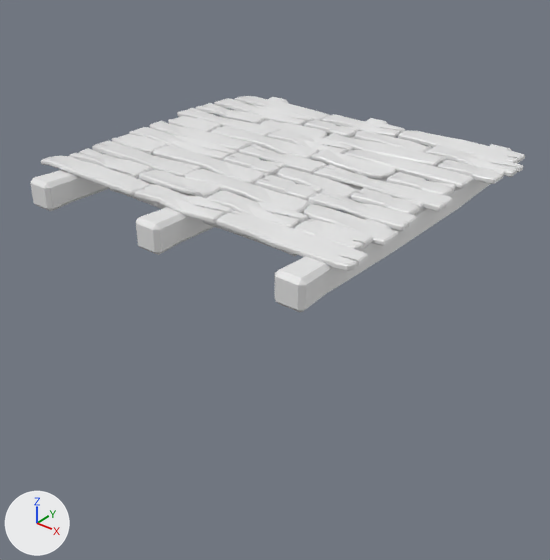
The Blender file L01_Sea_Shack_Tutorial/MySeaShack.blend as it was, and as the next commit left it.
Before and after are seen from a camera (50 mm lens) standing at (5.59, -4.85, 2.95) and looking at (0.63, 1.35, -1.41). Lighting does not change. The marker at lower left points along +X, +Y and +Z.

Names of what the first picture shows: 'Collum_Horizontal', 'Collum_Horizontal.001', 'Collum_Horizontal.002', 'Plank_long_lessBroken.001', 'Plank_long_moreBroken', 'Plank_long_notBroken', 'Plank_long_notBroken.001', 'Plank_long_notBroken.003', 'Plank_long_notBroken.005', 'Plank_medium_moreBroken', 'Plank_medium_moreBroken.001', 'Plank_medium_moreBroken.005'.
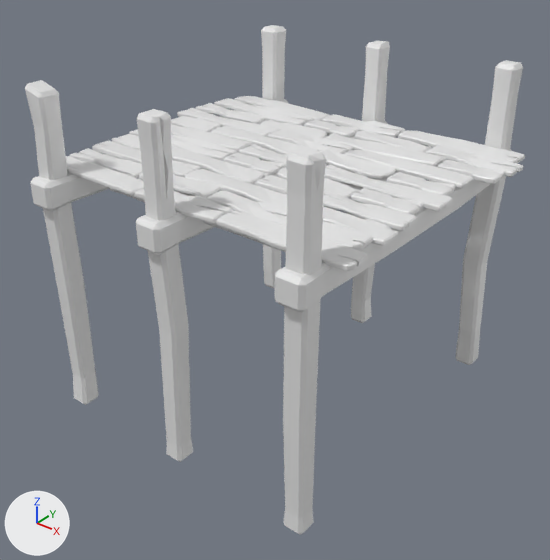
Where the change shows, as pixel boxes [x1, y1, x2, y2] in the pictures (550 x 560 px):
```json
{"object": "Collum_Vertical", "change": "added", "after": [283, 148, 326, 535]}
{"object": "Collum_Vertical.001", "change": "added", "after": [137, 109, 193, 462]}
{"object": "Collum_Vertical.002", "change": "added", "after": [25, 80, 99, 405]}
{"object": "Collum_Vertical.003", "change": "added", "after": [455, 60, 523, 365]}
{"object": "Collum_Vertical.004", "change": "added", "after": [351, 41, 390, 323]}
{"object": "Collum_Vertical.005", "change": "added", "after": [261, 25, 286, 289]}
```

Scene script edits in JSON lines:
```json
{"op": "add", "block": "me_cube_010", "code": ["me_cube_010 = bpy.data.meshes.new('Cube.010')", "me_cube_010.from_pydata(...)  # 68 vertices, 69 faces; spans x -24.5..1.0, y -1.2..1.1, z -1.1..1.4"]}
{"op": "add", "block": "me_cube_009", "code": ["me_cube_009 = bpy.data.meshes.new('Cube.009')", "me_cube_009.from_pydata(...)  # 56 vertices, 58 faces; spans x -24.5..1.1, y -1.0..1.3, z -1.4..1.1"]}
{"op": "add", "block": "me_cube_006", "code": ["me_cube_006 = bpy.data.meshes.new('Cube.006')", "me_cube_006.from_pydata(...)  # 59 vertices, 64 faces; spans x -24.5..1.0, y -1.0..1.5, z -1.1..1.5"]}
{"op": "add", "block": "me_cube_004", "code": ["me_cube_004 = bpy.data.meshes.new('Cube.004')", "me_cube_004.from_pydata(...)  # 56 vertices, 58 faces; spans x -24.5..1.0, y -1.2..1.1, z -1.1..1.0"]}
{"op": "add", "block": "me_cube_002", "code": ["me_cube_002 = bpy.data.meshes.new('Cube.002')", "me_cube_002.from_pydata(...)  # 74 vertices, 75 faces; spans x -24.5..1.0, y -1.2..1.1, z -1.3..1.0"]}
{"op": "add", "block": "me_cube_001", "code": ["me_cube_001 = bpy.data.meshes.new('Cube.001')", "me_cube_001.from_pydata(...)  # 61 vertices, 66 faces; spans x -24.5..1.0, y -1.0..1.1, z -1.1..1.1"]}
{"op": "add", "block": "ob_collum_vertical_005", "code": ["ob_collum_vertical_005 = bpy.data.objects.new('Collum_Vertical.005', me_cube_010)", "ob_collum_vertical_005.location = (-1.11, 3.5, 0.82)", "ob_collum_vertical_005.rotation_euler = (1.571, 1.571, 1.571)  # degrees (90, 90, 90)", "ob_collum_vertical_005.scale = (-0.157, -0.125, -0.125)"]}
{"op": "add", "block": "ob_collum_vertical_004", "code": ["ob_collum_vertical_004 = bpy.data.objects.new('Collum_Vertical.004', me_cube_009)", "ob_collum_vertical_004.location = (0.55, 3.5, 0.82)", "ob_collum_vertical_004.rotation_euler = (1.571, 1.571, 1.571)  # degrees (90, 90, 90)", "ob_collum_vertical_004.scale = (-0.157, -0.125, -0.125)"]}
{"op": "add", "block": "ob_collum_vertical_003", "code": ["ob_collum_vertical_003 = bpy.data.objects.new('Collum_Vertical.003', me_cube_006)", "ob_collum_vertical_003.location = (2.25, 3.5, 0.82)", "ob_collum_vertical_003.rotation_euler = (1.571, 1.571, 1.571)  # degrees (90, 90, 90)", "ob_collum_vertical_003.scale = (-0.157, -0.125, -0.125)"]}
{"op": "add", "block": "ob_collum_vertical_002", "code": ["ob_collum_vertical_002 = bpy.data.objects.new('Collum_Vertical.002', me_cube_004)", "ob_collum_vertical_002.location = (-1.13, -0.28, 0.81)", "ob_collum_vertical_002.rotation_euler = (1.571, 1.571, 1.571)  # degrees (90, 90, 90)", "ob_collum_vertical_002.scale = (-0.157, -0.125, -0.125)"]}
{"op": "add", "block": "ob_collum_vertical_001", "code": ["ob_collum_vertical_001 = bpy.data.objects.new('Collum_Vertical.001', me_cube_002)", "ob_collum_vertical_001.location = (0.54, -0.28, 0.81)", "ob_collum_vertical_001.rotation_euler = (1.571, 1.571, 1.571)  # degrees (90, 90, 90)", "ob_collum_vertical_001.scale = (-0.157, -0.125, -0.125)"]}
{"op": "add", "block": "ob_collum_vertical", "code": ["ob_collum_vertical = bpy.data.objects.new('Collum_Vertical', me_cube_001)", "ob_collum_vertical.location = (2.24, -0.28, 0.81)", "ob_collum_vertical.rotation_euler = (1.571, 1.571, 1.571)  # degrees (90, 90, 90)", "ob_collum_vertical.scale = (-0.157, -0.125, -0.125)"]}
```
